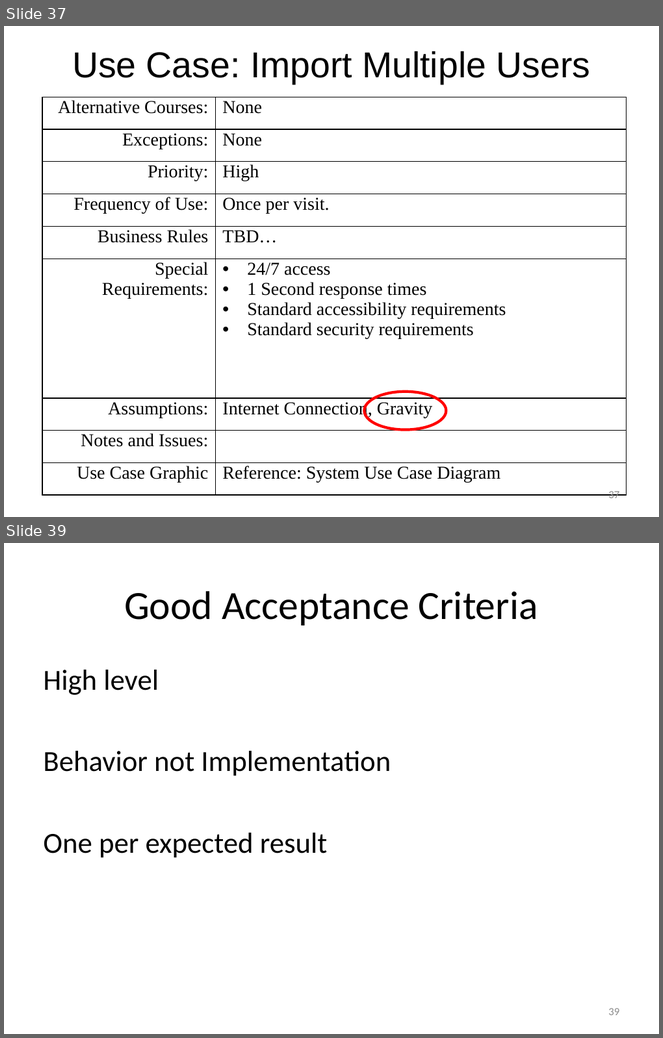
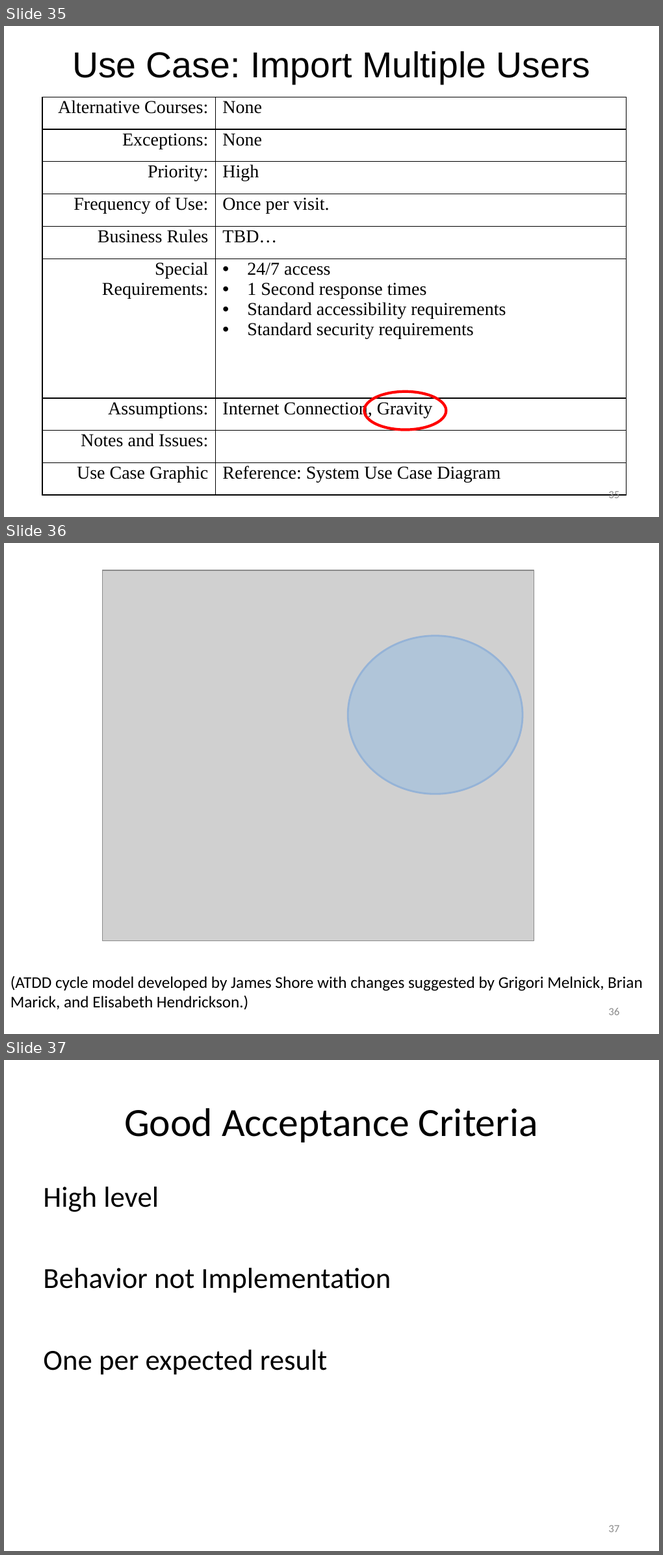
Before and after one commit to timgifford/demos, a slide deck: executable_specification/ExecSpec.pptx. Shown one above the other, each under a label of ours: slides 37 and 39 before the commit, slides 35, 36 and 37 after it; the slides between them are not shown. The pictures are 663x1038 and 663x1555 pixels, drawn with LibreOffice and Linux fonts; fonts in the diff are those of the drawing; grey boxes stand for pictures. Boxes give left, top, right and bottom in pixels: in the first picture for what was removed or moved away, otherwise in the second. Text is boxed around its words. In the diff, an @@ line names an element or a change of style, - is before the commit and + after.

```diff
--- a/executable_specification/ExecSpec.pptx
+++ b/executable_specification/ExecSpec.pptx
@@ slide 36 added at (4,543,659,1034), background #FFFFFF @@
@@ picture added at (102,570,534,941) @@
@@ ellipse added at (348,636,523,795), fill #3399FF at 20% opacity, outline #95B3D7 2 pt @@
@@ text added at (10,977,643,1010), 18 pt, text #000000 @@
+(ATDD cycle model developed by James Shore with changes suggested by Grigori Melnick, Brian
+Marick, and Elisabeth Hendrickson.)
@@ page number added at (608,1008,620,1016), 12 pt, text #8C8C8C @@
+36
@@ what was slide 37 is now slide 35 @@
@@ page number at (608,491,620,499): text changed @@
-37
+35
@@ what was slide 39 is now slide 37 @@
@@ page number at (608,1525,620,1533): text changed @@
-39
+37
```
Also in this commit, not shown: 14 slides changed, 9 other slides added, 6 slides removed, 1 other file.
